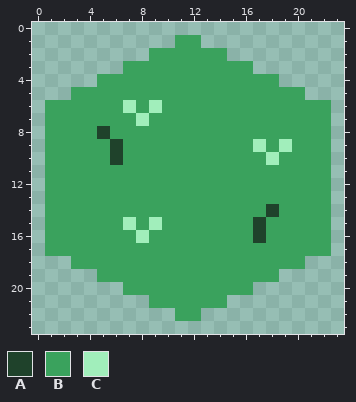
Pixel-art sprite -- assets/tiles/grass.png. Above, as it was before the edit.
The file is 24x24 pixels.
Palette (. is transparent): A #1f422b  B #3aa25d  C #a1eebb
Pixels before, first column x 1:
 1 ..........BB..........
 2 ........BBBBBB........
 3 ......BBBBBBBBBB......
 4 ....BBBBBBBBBBBBBB....
 5 ..BBBBBBBBBBBBBBBBBB..
 6 BBBBBBCBCBBBBBBBBBBBBB
 7 BBBBBBBCBBBBBBBBBBBBBB
 8 BBBBABBBBBBBBBBBBBBBBB
 9 BBBBBABBBBBBBBBBCBCBBB
10 BBBBBABBBBBBBBBBBCBBBB
11 BBBBBBBBBBBBBBBBBBBBBB
12 BBBBBBBBBBBBBBBBBBBBBB
13 BBBBBBBBBBBBBBBBBBBBBB
14 BBBBBBBBBBBBBBBBBABBBB
15 BBBBBBCBCBBBBBBBABBBBB
16 BBBBBBBCBBBBBBBBABBBBB
17 BBBBBBBBBBBBBBBBBBBBBB
18 ..BBBBBBBBBBBBBBBBBB..
19 ....BBBBBBBBBBBBBB....
20 ......BBBBBBBBBB......
21 ........BBBBBB........
22 ..........BB..........
The result:
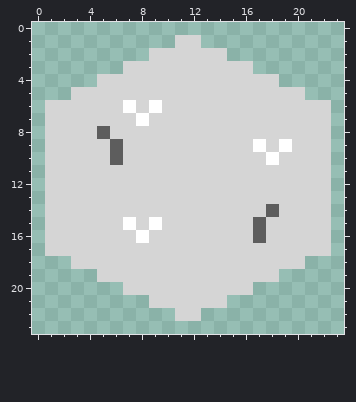
The exact change:
colour A: #1f422b -> #5d5d5d
colour B: #3aa25d -> #d5d5d5
colour C: #a1eebb -> #ffffff
